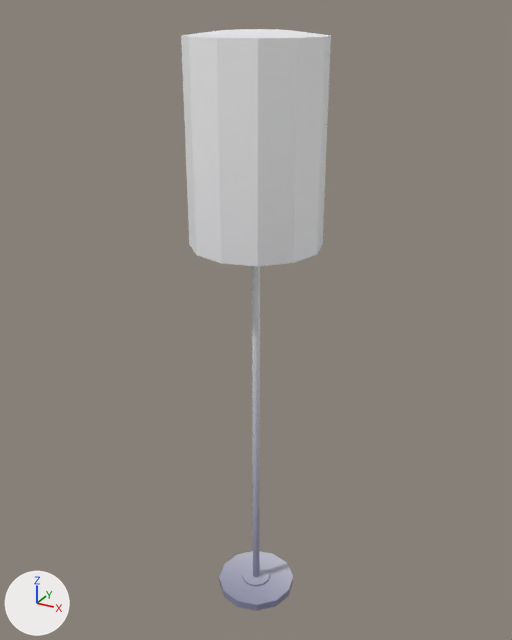
What one commit did to the FBX model Assets/GGJ2025/environment/3D Files/Lamp.fbx.
Rendered twice from a 50 mm camera at (126.0, -230.0, 253.0) aimed at (-4.0, 5.0, 136.0). Arrows for +X, +Y and +Z are at lower left; the lights stay in place. The first picture is the older version. Where no turn or scale is listed for an object, it has been applied to the vertices.

The older version as bpy lines, for what is in view:
```python
me_cylinder_013 = bpy.data.meshes.new('Cylinder.013')
me_cylinder_013.from_pydata(...)  # 144 vertices, 114 faces; spans x -26.0..26.0, y -26.0..26.0, z -5.0..242.0
me_cylinder_013.materials.append(mat_material)  # picture img_textures_white_png
ob_lamp = bpy.data.objects.new('Lamp', me_cylinder_013)
ob_lamp.location = (-1.2, 0.7, 4.6)
```
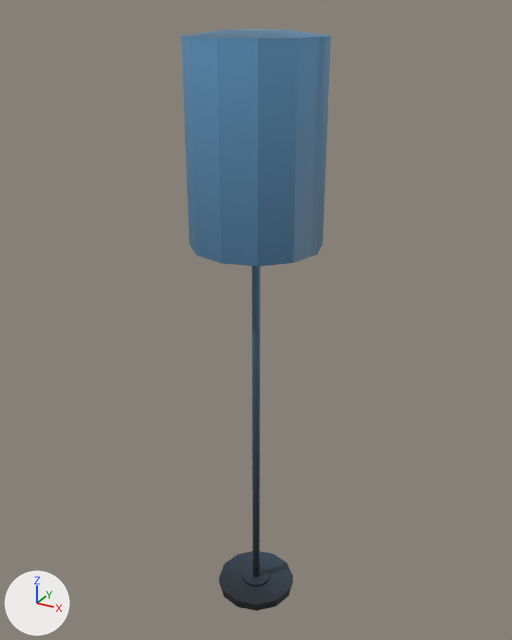
The newer file is also rescaled (x0.0598), turned or shifted as a whole; pictures and numbers use the older file's frame.

Location of each change, [x1, y1, x2, y2] in pixels of the pictures (512 x 640 px):
'Lamp', recoloured (grey to blue): [181, 29, 331, 611] in both

The change, as a diff of the scene's bpy script:
```diff
--- a/Assets/GGJ2025/environment/3D Files/Lamp.fbx.py
+++ b/Assets/GGJ2025/environment/3D Files/Lamp.fbx.py
@@ img_textures_lamp_png @@
+img_textures_lamp_png = load_image('Textures-Lamp.png', '../Textures/Textures-Lamp.png', 64, 64, 'sRGB')
@@ mat_material_007 @@
+mat_material_007 = principled_material('Material.007')
+mat_material_007.texture = img_textures_lamp_png
@@ me_cylinder_013 @@
 me_cylinder_013.from_pydata(...)  # 144 vertices, 114 faces; spans x -26.0..26.0, y -26.0..26.0, z -5.0..242.0
-me_cylinder_013.materials.append(mat_material)  # picture img_textures_white_png
+me_cylinder_013.materials.append(mat_material_007)  # picture img_textures_lamp_png
```
